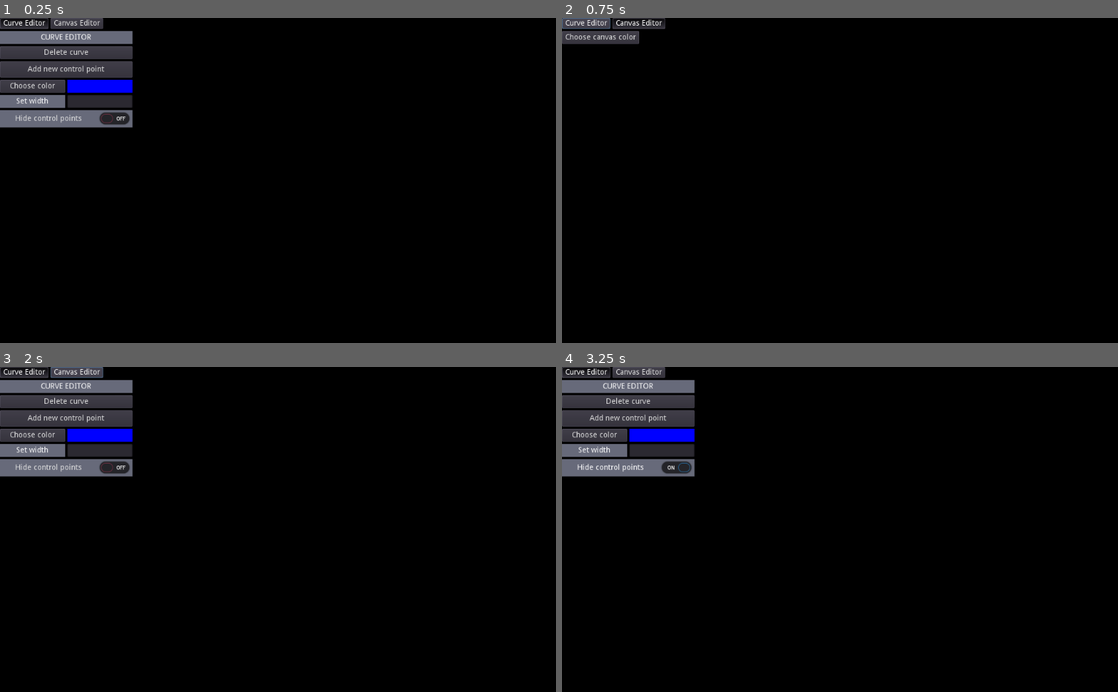
Above: before the commit, frames 1-4 (two rows, left to right).
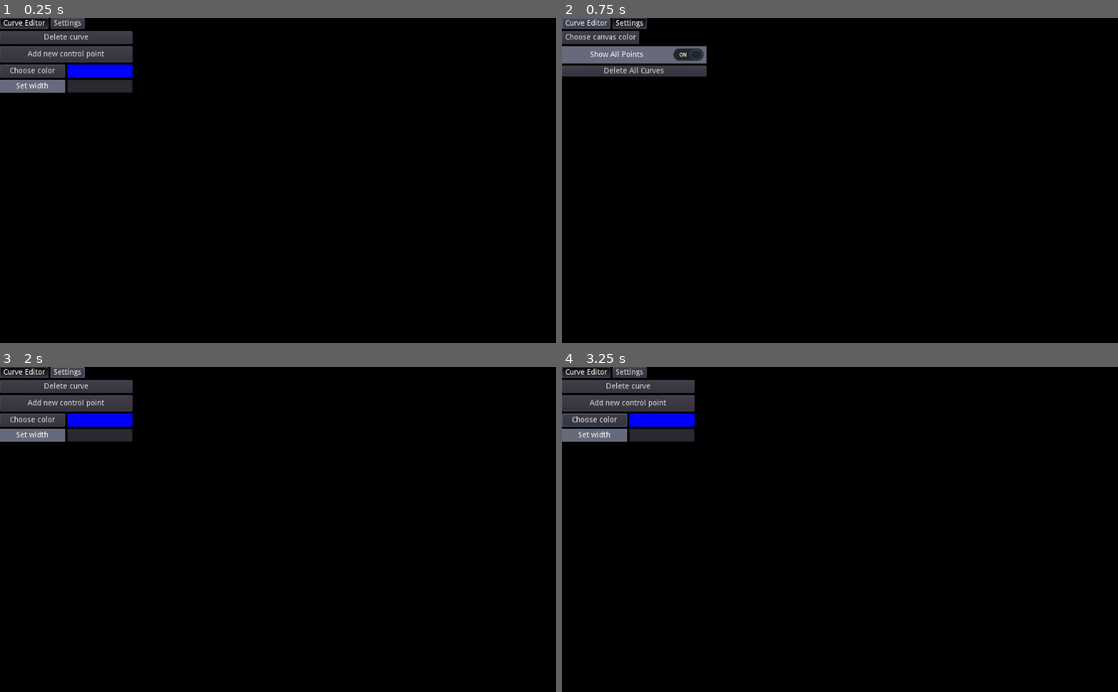
Above: after the commit, the same moments.

Repository: ZucchiniKing12/BezCurveMaker
Game: Godot game, scene res://Main/Main.tscn
Same seed, same stepped clock (60 frames per second), same inputs: the game is played once before the commit and once after it.
Inputs (mouse positions are in pixels of both pictures, inside the frame that each line leads up to):
- Up to frame 1 (0.25 s): no input
- Up to frame 2 (0.75 s): click "Curve Editor" at 0.5 s
- Up to frame 3 (2 s): click "Canvas Editor" (after the commit: "Settings") at 1.25 s
- Up to frame 4 (3.25 s): click "Choose color" at 2 s; click (628, 467) at 2.75 s, where only the run before the commit has a clickable "Hide control points"

The runs differ from the first frame. In frame 1, 5.3% of the frame differs, in the area x 0-24%, y 0-34%; in frame 2, 2.5%; in frame 3, 5.3%; in frame 4, 5.4%.

Commit message:
Finished canvas features
- 'hide all points' button moved to canvas panel, renamed to 'show points'
- delete all points button added

Diff:
--- a/Main/Main.gd
+++ b/Main/Main.gd
@@ -4,7 +4,7 @@
 
 func _ready():
 	CURVE_EDITOR.set_position(Vector2(0, 0))
-	CURVE_EDITOR.get_node('HidePointsButton').connect('pressed', self, '_on_hide_points_pressed')
+	$Panel/CanvasEditor.get_node('DeleteAllPointsButton').connect('pressed', self, '_on_DeleteAllPointsButton_pressed')
 
 func _input(event):
 	if event is InputEventMouseButton:
@@ -26,21 +26,19 @@
 func is_mouse_over_editor():
 	return get_global_mouse_position().x <= CURVE_EDITOR.rect_size.x
 
+func _on_DeleteAllPointsButton_pressed():
+	CURVE_EDITOR.delete_all()
+
 var render_configs: Dictionary
 
 func register(curve: BezCurve):
 	render_configs[curve.render_config.name] = curve.render_config
 	curve.render_config.connect('render_config_changed', self, '_on_render_config_changed')
 	curve.render_config.connect('deactivate', self, '_on_render_config_deactivate')
-	connect('hide_points', curve, '_on_hide_points')
+	CURVE_EDITOR.active_curves.push_back(curve)
 
 func _on_render_config_deactivate(name):
 	render_configs.erase(name)
-
-signal hide_points
-
-func _on_hide_points_pressed():
-	emit_signal('hide_points', CURVE_EDITOR.get_node('HidePointsButton').pressed)
 
 func _on_render_config_changed():
 	update()
@@ -54,6 +52,9 @@
 	update()
 
 enum RENDER_TYPES {IDLE, HOVER, POINTS_HIDE}
+
+func show_points():
+	return $Panel/CanvasEditor.get_node("ShowPointsButton").pressed
 
 func _draw():
 	var vpr = get_viewport_rect()
@@ -80,15 +81,20 @@
 			color = clamp_color(color)
 
 			draw_polyline(points, color, config.width)
+
 			for cpoint in config.cpoints:
-				draw_point(cpoint.position, config.curve_editing, color, config.width, config.render_type)
+				draw_point(cpoint.position, config.curve_editing, color, config.width, config.render_type, cpoint.is_endpoint)
 
-func draw_point(position: Vector2, is_editing: bool, color: Color, base_rad: float, render_type: int):
+func draw_point(position: Vector2, is_editing: bool, color: Color, base_rad: float, render_type: int, endpoint: bool):
 	if render_type == RENDER_TYPES.POINTS_HIDE:
 		return
-	var rad = base_rad * 1.5 if is_editing else base_rad * 0.5
+	var rad = base_rad * 1.5 if is_editing else base_rad
+	if !show_points():
+		if !endpoint:
+			return
+		rad = base_rad * 0.5
 	draw_circle(position, rad, color)
-	if is_editing:
+	if is_editing and show_points():
 		draw_circle(position, rad * 0.5, lighten(color))
 
 func lighten(color: Color):
--- a/Main/Main.tscn
+++ b/Main/Main.tscn
@@ -22,11 +22,11 @@
 anchor_bottom = 0.0
 margin_top = 24.0
 margin_right = 266.0
-margin_bottom = 202.0
+margin_bottom = 174.0
 
 [node name="CanvasEditor" parent="Panel" instance=ExtResource( 4 )]
 anchor_right = 0.0
 anchor_bottom = 0.0
-margin_top = 206.0
+margin_top = 178.0
 margin_right = 266.0
-margin_bottom = 230.0
+margin_bottom = 238.0
--- a/UI/CanvasEditMenu/CanvasEditor.tscn
+++ b/UI/CanvasEditMenu/CanvasEditor.tscn
@@ -1,18 +1,20 @@
-[gd_scene load_steps=2 format=2]
+[gd_scene load_steps=3 format=2]
 
 [ext_resource path="res://UI/CanvasEditMenu/CanvasEditor.gd" type="Script" id=1]
+[ext_resource path="res://UI/Backcolor.tres" type="StyleBox" id=2]
 
 [node name="CanvasEditor" type="VBoxContainer"]
 anchor_right = 1.0
 anchor_bottom = 1.0
+margin_right = -758.0
 script = ExtResource( 1 )
 
 [node name="ColorSet" type="VBoxContainer" parent="."]
-margin_right = 1024.0
+margin_right = 266.0
 margin_bottom = 24.0
 
 [node name="Manage" type="HBoxContainer" parent="ColorSet"]
-margin_right = 1024.0
+margin_right = 266.0
 margin_bottom = 24.0
 
 [node name="Button" type="Button" parent="ColorSet/Manage"]
@@ -28,6 +30,30 @@
 
 [node name="ColorPicker" type="ColorPicker" parent="ColorSet"]
 visible = false
+margin_left = 4.0
+margin_top = 32.0
+margin_right = 1028.0
+margin_bottom = 494.0
+
+[node name="ShowPointsButton" type="CheckButton" parent="."]
 margin_top = 28.0
-margin_right = 1024.0
-margin_bottom = 490.0
+margin_right = 266.0
+margin_bottom = 60.0
+rect_min_size = Vector2( 120, 24 )
+custom_styles/hover = ExtResource( 2 )
+custom_styles/pressed = ExtResource( 2 )
+custom_styles/focus = ExtResource( 2 )
+custom_styles/disabled = ExtResource( 2 )
+custom_styles/hover_pressed = ExtResource( 2 )
+custom_styles/normal = ExtResource( 2 )
+pressed = true
+text = "Show All Points"
+align = 1
+icon_align = 1
+
+[node name="DeleteAllPointsButton" type="Button" parent="."]
+margin_top = 64.0
+margin_right = 266.0
+margin_bottom = 84.0
+rect_min_size = Vector2( 240, 0 )
+text = "Delete All Curves"
--- a/UI/EditMenu/CurveEditor.gd
+++ b/UI/EditMenu/CurveEditor.gd
@@ -10,6 +10,7 @@
 	$WidthSet/TextEdit.connect("text_changed", self, "_on_WidthChanged")
 
 var current_curve
+var active_curves := []
 signal editor_closed
 var CPEs: Array
 
@@ -64,11 +65,18 @@
 	CPEs.push_back(create_CPE(newcpoint))
 
 func _on_DeleteButton_pressed():
+	active_curves.erase(current_curve)
 	if !current_curve:
 		return
 	current_curve.queue_free()
 	current_curve.render_config.queue_free()
 	close()
+	if len(active_curves) > 0:
+		active_curves[-1].edit()
+
+func delete_all():
+	while len(active_curves) > 0:
+		_on_DeleteButton_pressed()
 
 var is_open := false
 
--- a/UI/EditMenu/CurveEditor.tscn
+++ b/UI/EditMenu/CurveEditor.tscn
@@ -1,10 +1,7 @@
-[gd_scene load_steps=4 format=2]
+[gd_scene load_steps=3 format=2]
 
 [ext_resource path="res://UI/EditMenu/CurveEditor.gd" type="Script" id=1]
 [ext_resource path="res://UI/Backcolor.tres" type="StyleBox" id=2]
-
-[sub_resource type="StyleBoxFlat" id=1]
-bg_color = Color( 0.160784, 0.117647, 0.117647, 1 )
 
 [node name="CurveEditor" type="VBoxContainer"]
 anchor_right = 0.234
@@ -13,34 +10,23 @@
 margin_bottom = -514.0
 script = ExtResource( 1 )
 
-[node name="Label" type="Label" parent="."]
+[node name="DeleteButton" type="Button" parent="."]
 margin_right = 244.0
 margin_bottom = 24.0
-rect_min_size = Vector2( 240, 24 )
-custom_styles/normal = ExtResource( 2 )
-text = "Curve Editor"
-align = 1
-valign = 1
-uppercase = true
-
-[node name="DeleteButton" type="Button" parent="."]
-margin_top = 28.0
-margin_right = 244.0
-margin_bottom = 52.0
 rect_min_size = Vector2( 240, 24 )
 text = "Delete curve"
 
 [node name="NewCPEButton" type="Button" parent="."]
-margin_top = 56.0
+margin_top = 28.0
 margin_right = 244.0
-margin_bottom = 86.0
+margin_bottom = 58.0
 rect_min_size = Vector2( 240, 30 )
 text = "Add new control point"
 
 [node name="ColorPicker" type="VBoxContainer" parent="."]
-margin_top = 90.0
+margin_top = 62.0
 margin_right = 244.0
-margin_bottom = 114.0
+margin_bottom = 86.0
 
 [node name="HBox" type="HBoxContainer" parent="ColorPicker"]
 margin_right = 244.0
@@ -60,9 +46,9 @@
 color = Color( 0, 0, 1, 1 )
 
 [node name="WidthSet" type="HBoxContainer" parent="."]
-margin_top = 118.0
+margin_top = 90.0
 margin_right = 244.0
-margin_bottom = 142.0
+margin_bottom = 114.0
 
 [node name="Label" type="Label" parent="WidthSet"]
 margin_right = 120.0
@@ -78,17 +64,3 @@
 margin_right = 244.0
 margin_bottom = 24.0
 rect_min_size = Vector2( 120, 24 )
-
-[node name="HidePointsButton" type="CheckButton" parent="."]
-margin_top = 146.0
-margin_right = 244.0
-margin_bottom = 178.0
-custom_styles/hover = ExtResource( 2 )
-custom_styles/pressed = SubResource( 1 )
-custom_styles/focus = ExtResource( 2 )
-custom_styles/disabled = ExtResource( 2 )
-custom_styles/hover_pressed = ExtResource( 2 )
-custom_styles/normal = ExtResource( 2 )
-text = "Hide control points"
-align = 1
-icon_align = 2
--- a/UI/Panel.tscn
+++ b/UI/Panel.tscn
@@ -16,7 +16,7 @@
 
 [node name="CanvasMode" type="Button" parent="Buttons"]
 margin_left = 93.0
-margin_right = 190.0
+margin_right = 156.0
 margin_bottom = 20.0
 toggle_mode = true
-text = "Canvas Editor"
+text = "Settings"
